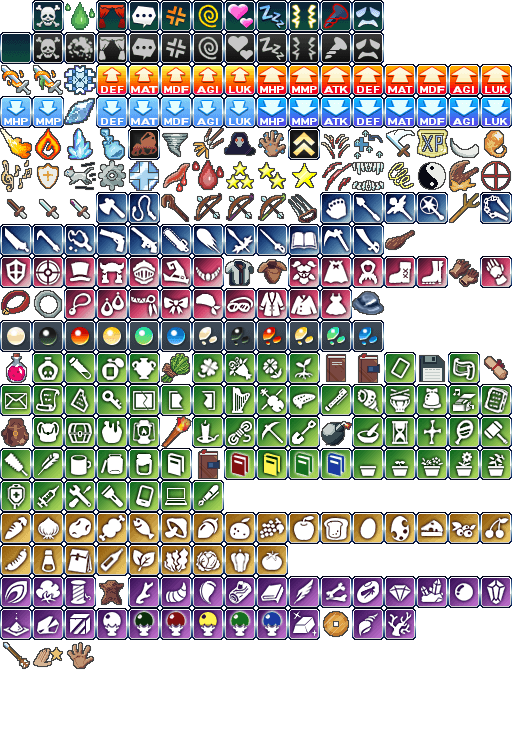
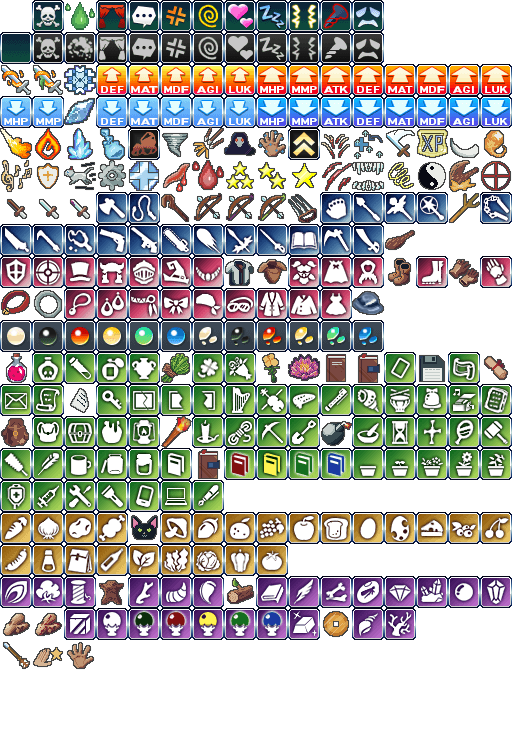
Before/after of a 512 x 736 layered artwork. What changed in the layer stack:
painted on "Bomb" over [left=326, top=423, right=345, bottom=445]
painted on "Hoa's Hat" over [left=355, top=299, right=376, bottom=309]
added layer "Leather Greaves" above "Cai Vang" over [left=389, top=259, right=410, bottom=285]
added layer "Cai Vang" above "Hoa Sen" over [left=263, top=354, right=279, bottom=382]
added layer "Hoa Sen" above "Kitsy" over [left=289, top=355, right=319, bottom=380]
added layer "Kitsy" above "Ripped Paper" over [left=132, top=516, right=157, bottom=539]
added layer "Ripped Paper" above "Thiec Ore" over [left=71, top=389, right=88, bottom=412]
added layer "Thiec Ore" above "Ore Base" over [left=36, top=614, right=61, bottom=635]
added layer "Ore Base" above "Wood Log" over [left=4, top=614, right=29, bottom=635]
added layer "Wood Log" above "Old" over [left=228, top=579, right=253, bottom=603]
painted on "Layer 1" over [left=0, top=256, right=416, bottom=640]
